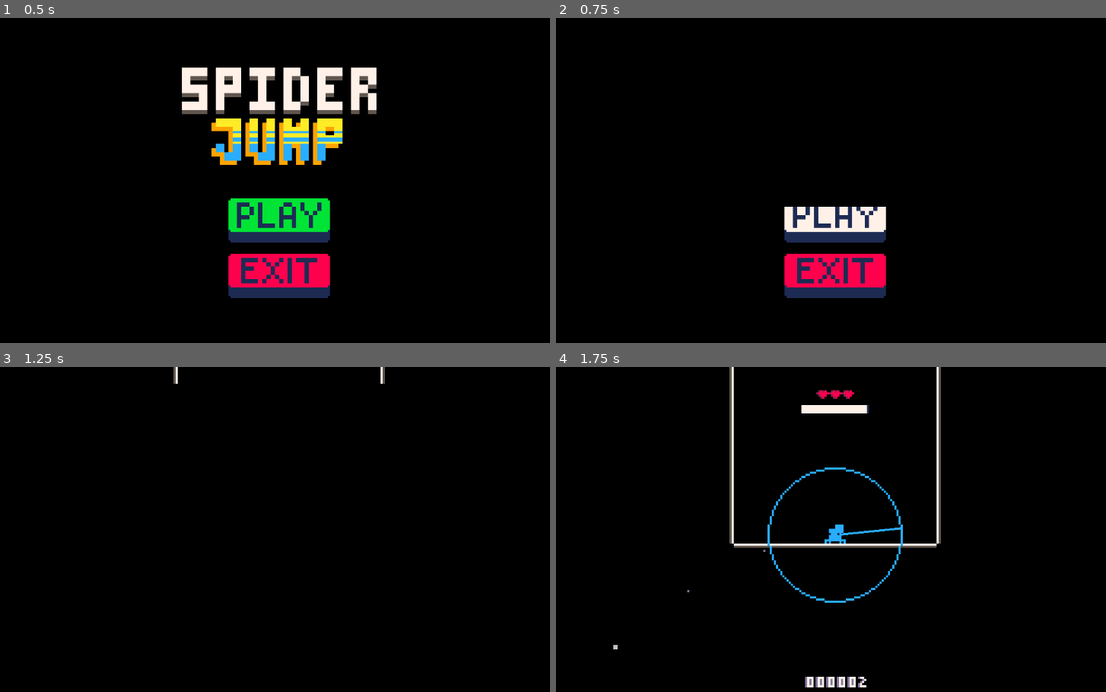
Above: before the commit, frames 1-4 (two rows, left to right).
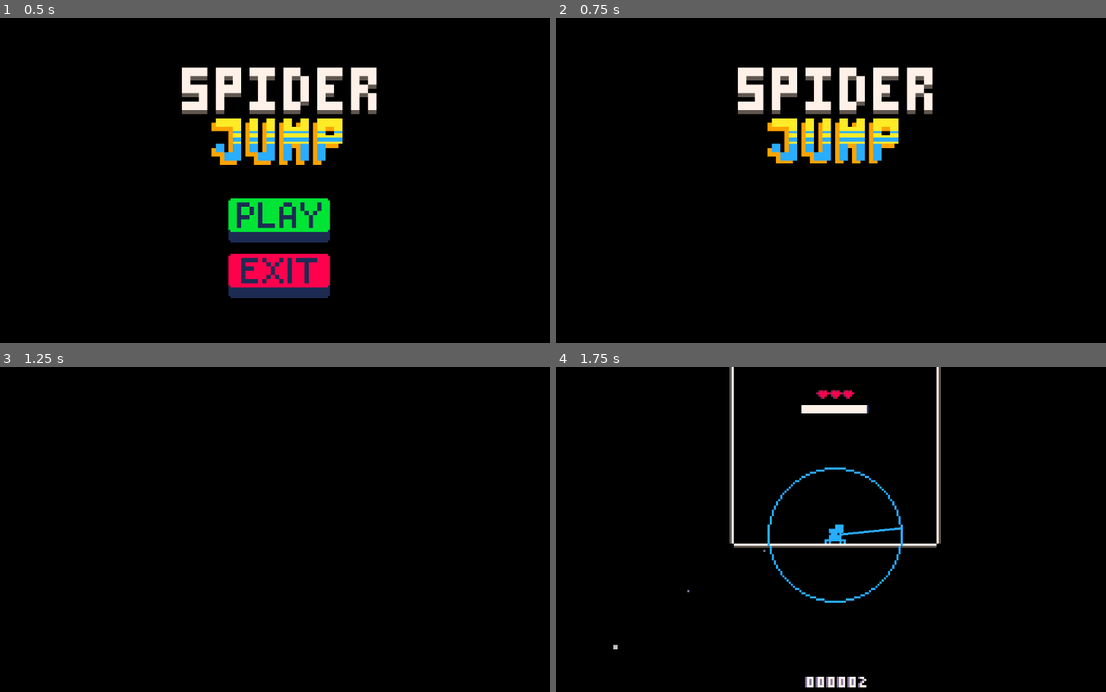
Above: after the commit, the same moments.

Repository: Flamenccio/spider-jump
Game: Godot game, scene res://scenes/main_menu.tscn
The game is run twice, just before and just after one commit, with the same random seed, the same clock (stepped at 60 frames per second) and the same inputs. The engine's default icon, where the game draws it, is replaced by a stand-in: a white triangle on a blue panel in a dark square.
Inputs (mouse positions are in pixels of both pictures, inside the frame that each line leads up to):
- Up to frame 1 (0.5 s): no input
- Up to frame 2 (0.75 s): click (836, 219) at 0.5 s
- Up to frame 3 (1.25 s): no input
- Up to frame 4 (1.75 s): tap Enter at 1.25 s; move the mouse to (968, 519) at 1.27 s; press the mouse at (968, 519) at 1.28 s; hold D (move_right) from 1.28 s (still down)

Frame 1 is identical in both runs. In frame 2, 10% of the frame differs, in the area x 33-69%, y 15-87%; in frame 3, less than 0.1%; in frame 4, nothing differs.

Commit message:
improve screen wipe transition to support 4 directions

Diff:
--- a/scenes/game.tscn
+++ b/scenes/game.tscn
@@ -214,7 +214,6 @@
 [connection signal="levelled_up" from="." to="LevelSpawner" method="_on_level_up"]
 [connection signal="on_game_over" from="." to="UI/DeathScreen" method="show" flags=3]
 [connection signal="on_game_over" from="." to="PlayerStatsSaver" method="_on_game_end"]
-[connection signal="ready" from="." to="UI/Black" method="play_exit_animation"]
 [connection signal="score_updated" from="." to="LevelSpawner/LevelEventStarter" method="_on_score_updated"]
 [connection signal="score_updated" from="." to="PlayerStats" method="update_score"]
 [connection signal="stamina_drained" from="." to="PlayerStats" method="change_stamina"]
@@ -241,6 +240,7 @@
 [connection signal="body_entered" from="LevelSpawnTrigger" to="LevelSpawnTrigger" method="_on_player_entered"]
 [connection signal="player_entered" from="LevelSpawnTrigger" to="LevelSpawner" method="spawn_new_level"]
 [connection signal="external_health_lost" from="UI/Hud" to="HeartShatterParticles" method="spawn_particles"]
+[connection signal="ready" from="UI/Black" to="UI/Black" method="play_exit_animation" flags=3]
 [connection signal="player_died" from="PlayerStats" to="." method="game_over"]
 [connection signal="screen_entered" from="PlayerSafeSpot" to="PlayerSafeSpot" method="_on_screen_entered"]
 [connection signal="screen_entered" from="PlayerSafeSpot" to="Player" method="_on_safe_spot_updated" binds= [true]]
--- a/scenes/main_menu.tscn
+++ b/scenes/main_menu.tscn
@@ -1,11 +1,9 @@
-[gd_scene load_steps=16 format=3 uid="uid://ive8w8v858du"]
+[gd_scene load_steps=12 format=3 uid="uid://ive8w8v858du"]
 
 [ext_resource type="Script" uid="uid://sfl4mrieo753" path="res://scripts/ui/main_menu.gd" id="1_bqqt6"]
 [ext_resource type="Texture2D" uid="uid://dp2wmxagsoqx3" path="res://sprites/title_screen_elements-Sheet.png" id="1_l6cm7"]
 [ext_resource type="Texture2D" uid="uid://dbs0f2vbqjyh3" path="res://sprites/title_screen_buttons.png" id="2_ekxnf"]
-[ext_resource type="Shader" uid="uid://drs3pnqjbawq8" path="res://shaders/screen_transition_enter.gdshader" id="4_rtw2f"]
-[ext_resource type="Texture2D" uid="uid://wi6e3alnmqh0" path="res://sprites/main.png" id="5_oa1go"]
-[ext_resource type="Script" uid="uid://cvr6mktnrj5xl" path="res://scripts/ui/screen_transition_sprite.gd" id="6_tbmy8"]
+[ext_resource type="PackedScene" uid="uid://gq51feusbdw7" path="res://scenes/screen_wipe.tscn" id="4_wu84c"]
 
 [sub_resource type="AtlasTexture" id="AtlasTexture_rtw2f"]
 atlas = ExtResource("2_ekxnf")
@@ -34,14 +32,6 @@
 [sub_resource type="AtlasTexture" id="AtlasTexture_ekxnf"]
 atlas = ExtResource("1_l6cm7")
 region = Rect2(0, 0, 92, 46)
-
-[sub_resource type="ShaderMaterial" id="ShaderMaterial_8ln24"]
-shader = ExtResource("4_rtw2f")
-shader_parameter/progress = 0.0
-
-[sub_resource type="AtlasTexture" id="AtlasTexture_jk1qb"]
-atlas = ExtResource("5_oa1go")
-region = Rect2(80, 8, 8, 8)
 
 [node name="MainMenu" type="Control"]
 layout_mode = 3
@@ -115,18 +105,9 @@
 offset_bottom = 220.0
 button_mask = 2
 
-[node name="Black" type="TextureRect" parent="."]
-visible = false
-material = SubResource("ShaderMaterial_8ln24")
+[node name="Black" parent="." instance=ExtResource("4_wu84c")]
 layout_mode = 1
-anchors_preset = 15
-anchor_right = 1.0
-anchor_bottom = 1.0
-grow_horizontal = 2
-grow_vertical = 2
-texture = SubResource("AtlasTexture_jk1qb")
-script = ExtResource("6_tbmy8")
 
 [connection signal="pressed" from="ExitButton" to="." method="_quit_game"]
 [connection signal="pressed" from="PlayButton" to="Black" method="play_enter_animation"]
-[connection signal="transition_animation_finished" from="Black" to="." method="_load_arcade" flags=3]
+[connection signal="transition_animation_finished" from="Black" to="." method="_load_arcade"]
--- a/scenes/screen_wipe.tscn
+++ b/scenes/screen_wipe.tscn
@@ -1,17 +1,13 @@
-[gd_scene load_steps=6 format=3 uid="uid://gq51feusbdw7"]
+[gd_scene load_steps=5 format=3 uid="uid://gq51feusbdw7"]
 
-[ext_resource type="Texture2D" uid="uid://wi6e3alnmqh0" path="res://sprites/main.png" id="1_hugti"]
 [ext_resource type="Shader" uid="uid://drs3pnqjbawq8" path="res://shaders/screen_transition_enter.gdshader" id="1_nu058"]
 [ext_resource type="Script" uid="uid://cvr6mktnrj5xl" path="res://scripts/ui/screen_transition_sprite.gd" id="2_nu058"]
+[ext_resource type="Texture2D" uid="uid://dq08b2rsqhfuk" path="res://scenes/screen_wipe_2.png" id="2_yrk1i"]
 
 [sub_resource type="ShaderMaterial" id="ShaderMaterial_8ln24"]
 shader = ExtResource("1_nu058")
 shader_parameter/progress = 0.0
-shader_parameter/move_top_side = false
-
-[sub_resource type="AtlasTexture" id="AtlasTexture_jk1qb"]
-atlas = ExtResource("1_hugti")
-region = Rect2(80, 8, 8, 8)
+shader_parameter/moving_side = 0
 
 [node name="Black" type="TextureRect"]
 visible = false
@@ -21,5 +17,5 @@
 anchor_bottom = 1.0
 grow_horizontal = 2
 grow_vertical = 2
-texture = SubResource("AtlasTexture_jk1qb")
+texture = ExtResource("2_yrk1i")
 script = ExtResource("2_nu058")
--- a/scripts/ui/screen_transition_sprite.gd
+++ b/scripts/ui/screen_transition_sprite.gd
@@ -2,8 +2,15 @@
 
 signal transition_animation_finished()
 
+enum RectSide {
+	TOP,
+	RIGHT,
+	BOTTOM,
+	LEFT,
+}
+
 const _PROGRESS_PARAMETER = "progress"
-const _SIDE_PARAMETER = "move_top_side"
+const _SIDE_PARAMETER = "moving_side"
 
 ## Delay in seconds after screen wipe starts before emitting
 ## transition_animation_finished signal
@@ -15,6 +22,7 @@
 
 var _shader_timer := Timer.new()
 var _animation_active := false
+var _active_side := RectSide.TOP
 
 ## Determines the direction the moving side of the screen wipe
 ## travels in[br]
@@ -22,6 +30,12 @@
 ## - `_animation_direction < 0`: upward movement
 var _animation_direction := 0
 var _animation_progress := 0.0
+
+## Determines which side of the sprite to affect when animating entering
+@export var enter_side := RectSide.TOP
+
+## Determines which side of the sprite to affect when animating exiting
+@export var exit_side := RectSide.BOTTOM
 
 func _ready() -> void:
 
@@ -41,33 +55,68 @@
 	if _animation_active:
 		var _fill_rate = (1.0 / _SCREEN_WIPE_DURATION)
 		_animation_progress += _fill_rate * delta * _animation_direction
-		_set_sprite_fill(_animation_progress)
+		_set_sprite_fill(smoothstep(0.0, 1.0, _animation_progress), _active_side)
+		#_set_sprite_fill(_animation_progress, _active_side)
 
 
+## Animate the **sprite** entering (becomes visible)
 func play_enter_animation() -> void:
+
+	print("entering")
+
 	if _animation_active:
 		return
+
+
 	show()
 	_animation_active = true
-	_animation_direction = 1
-	material.set_shader_parameter(_SIDE_PARAMETER, false)
+	_active_side = enter_side
+	material.set_shader_parameter(_SIDE_PARAMETER, _active_side)
 	_shader_timer.start(_TRANSITION_TIME)
 
+	# Start empty
+	_animation_progress = 0.0
+	_set_sprite_fill(_animation_progress, enter_side)
 
+	# Progress forward
+	_animation_direction = 1
+
+
+## Animate the **sprite** exiting (becomes invisible)
 func play_exit_animation() -> void:
+
+	print("exiting")
+
 	if _animation_active:
 		return
-	material.set_shader_parameter(_SIDE_PARAMETER, true)
-	_animation_progress = 0.0
-	_set_sprite_fill(_animation_progress)
+
 	show()
 	_animation_active = true
-	_animation_direction = 1
+	_active_side = exit_side
+	material.set_shader_parameter(_SIDE_PARAMETER, _active_side)
 	_shader_timer.timeout.connect(func():
-		hide()
-	, ConnectFlags.CONNECT_ONE_SHOT)
+		hide(), ConnectFlags.CONNECT_ONE_SHOT)
 	_shader_timer.start(_TRANSITION_TIME)
 
+	# Start full
+	_animation_progress = 1.0
+	_set_sprite_fill(_animation_progress, exit_side)
 
-func _set_sprite_fill(fill_percent: float) -> void:
-	material.set_shader_parameter(_PROGRESS_PARAMETER, position.y + fill_percent * size.y)
+	# Progress backward
+	_animation_direction = -1
+
+
+func _set_sprite_fill(fill_percent: float, side: RectSide) -> void:
+
+	var fill_length := size.y if side == RectSide.TOP or side == RectSide.BOTTOM else size.x
+
+	var fill_position := position.y if side == RectSide.TOP or side == RectSide.BOTTOM else position.x
+
+	var shader_progress := 0.0
+
+	if side == RectSide.TOP or side == RectSide.LEFT:
+		shader_progress = fill_position + (fill_length - fill_percent * fill_length)
+	else:
+		shader_progress = fill_position + fill_percent * fill_length
+
+	material.set_shader_parameter(_PROGRESS_PARAMETER, shader_progress)
--- a/shaders/screen_transition_enter.gdshader
+++ b/shaders/screen_transition_enter.gdshader
@@ -3,20 +3,42 @@
 // set by gd scripts
 uniform float progress = 0.0;
 
-// if FALSE, moves bottom side
-// if TRUE, moves top side
-uniform bool move_top_side = false;
+// determines what side to affect
+// - 0: top side
+// - 1: right side
+// - 2: bottom side
+// - 3: left side
+// does not do anything if any other value is given
+uniform int moving_side = 0;
+
+bool pixel_is_filled(vec2 position, float t) {
+	switch (moving_side) {
+		// move top side
+		case 0:
+			return (position.y > t);
+		// move right side
+		case 1:
+			return (position.x < t);
+		// move bottom side
+		case 2:
+			return (position.y < t);
+		// move left side
+		case 3:
+			return (position.x > t);
+		// default to top side
+		default:
+			return false;
+	}
+}
 
 void fragment() {
 
-	float screen_y = FRAGCOORD.y;
 	vec4 base_color = texture(TEXTURE, UV);
-	float t = progress;
 
-	if ((screen_y > t && !move_top_side) || (screen_y < t && move_top_side)) {
+	if (pixel_is_filled(vec2(FRAGCOORD.x, FRAGCOORD.y), progress)) {
+		COLOR = base_color;
+	}
+	else{
 		COLOR = vec4(base_color.r, base_color.g, base_color.b, 0.0);
 	}
-	else{
-		COLOR = base_color;
-	}
 }
Binary file added: resources/powerups/screen_wipe_1.png
Not shown, added: resources/powerups/screen_wipe_1.png.import
Binary file added: scenes/screen_wipe_2.png
Not shown, added: scenes/screen_wipe_2.png.import
